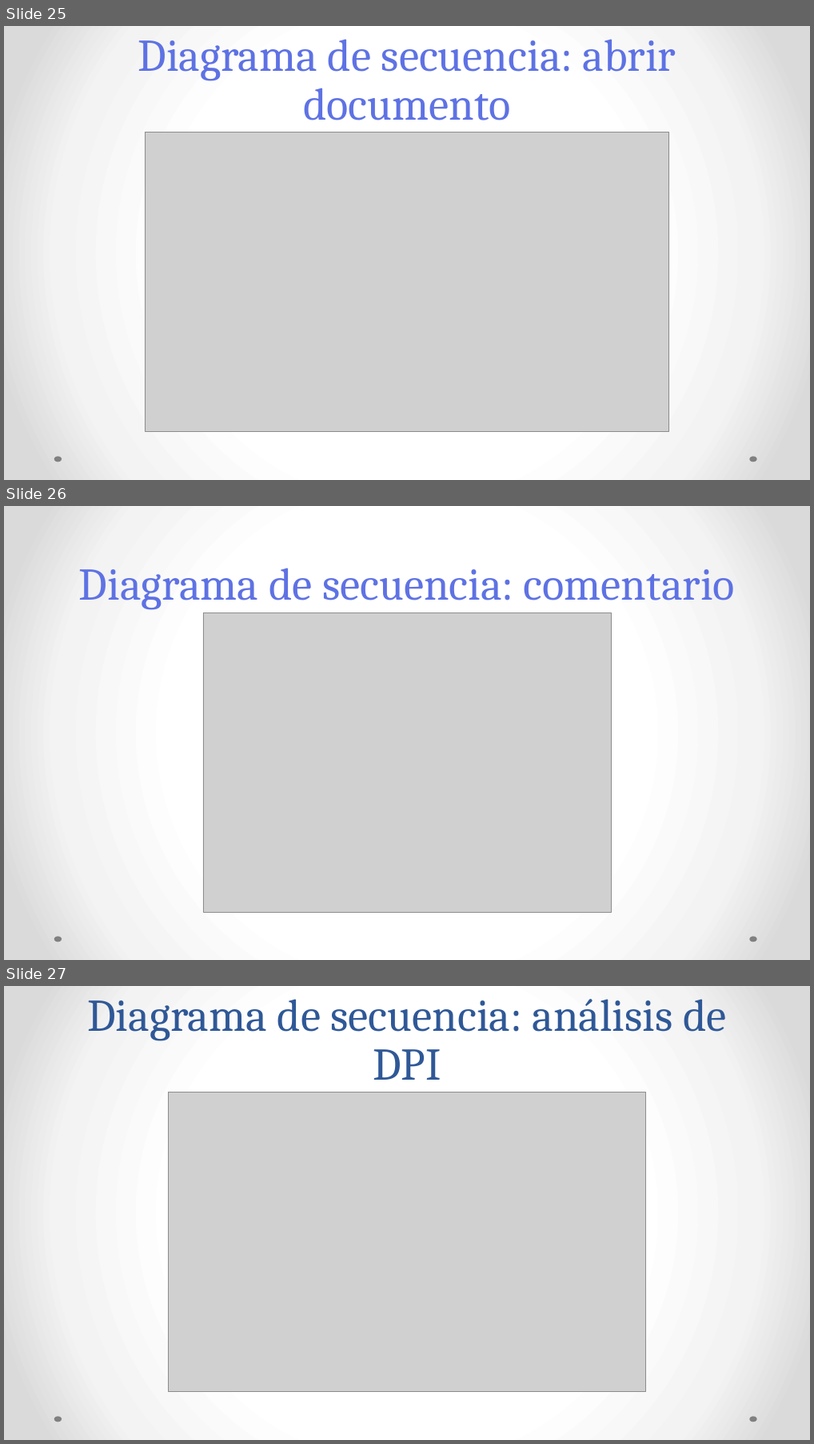
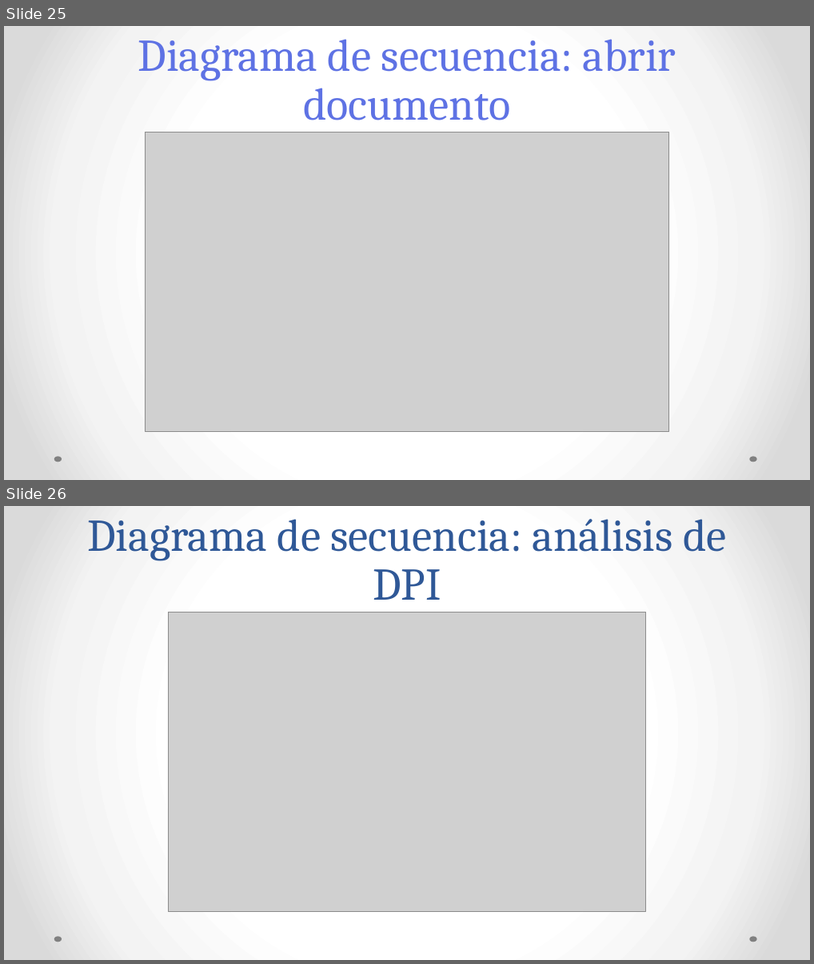
Before and after one commit to ThelmaLemus/Law, a slide deck: Lawbrary2.pptx. Shown one above the other, each under a label of ours: slides 25, 26 and 27 before the commit, slides 25 and 26 after it. The pictures are 814x1444 and 814x964 pixels, drawn with LibreOffice and Linux fonts; fonts in the diff are those of the drawing; grey boxes stand for pictures. Boxes give left, top, right and bottom in pixels: in the first picture for what was removed or moved away, otherwise in the second. Text is boxed around its words. In the diff, an @@ line names an element or a change of style, - is before the commit and + after.

```diff
--- a/Lawbrary2.pptx
+++ b/Lawbrary2.pptx
@@ slide 26 removed at bbox=[4, 506, 810, 960], background gradient #FFFFFF to #F4F4F4 to #DADADA; not listed: 2 template elements that a slide beside it also shows @@
@@ title removed at bbox=[79, 568, 735, 610] @@
-Diagrama de secuencia: comentario
@@ picture removed at bbox=[203, 612, 611, 912] @@
@@ what was slide 27 is now slide 26 @@
```
Also in this commit, not shown: 1 slide added, 1 other slide removed, 2 other files.
